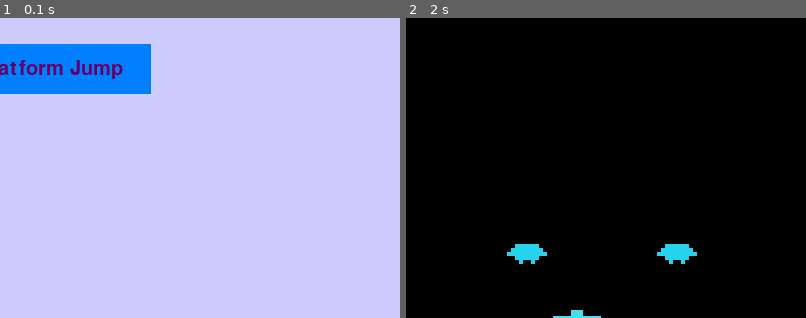
Above: before the commit, frames 1-2 (left to right).
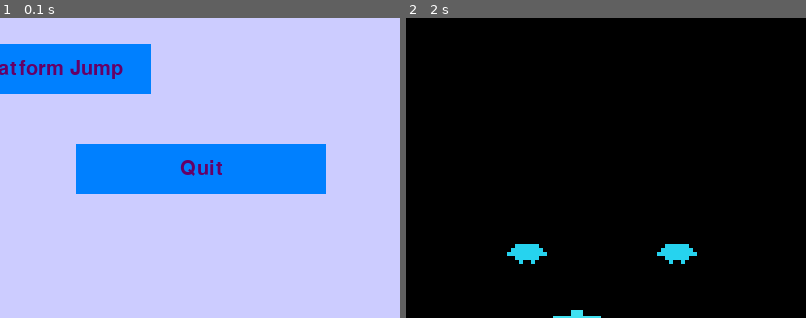
Above: after the commit, the same moments.

Repository: Ruyzambrano/pygame_practise
Game: pygame game, started from pygame/main.py
The game is run twice, just before and just after one commit, with the same random seed, the same clock (stepped at 60 frames per second) and the same inputs.
Inputs (mouse positions are % of the whole screen's width and height, from its top left):
- Up to frame 1 (0.1 s): no input
- Up to frame 2 (2 s): click (50, 50) at 0.38 s; click "Play Space Invaders" at 1.82 s
The pictures show only the part of the screen within x 25-75%, y 46-96%; the shares and areas given below are measured in that part.

The runs differ from the first frame. In frame 1, 10% of the frame differs, in the area x 19-82%, y 42-59%; in frame 2, nothing differs.

Commit message:
Added quit button to the menu

Diff:
--- a/pygame/main.py
+++ b/pygame/main.py
@@ -18,6 +18,7 @@
 button_play_game1 = pygame.Rect(100, 200, 250, 50)
 button_play_game2 = pygame.Rect(450, 200, 250, 50)
 button_play_game3 = pygame.Rect(100, 300, 250, 50)
+quit_button = pygame.Rect(275, 400, 250, 50)
 
 # Main menu loop
 running = True
@@ -39,11 +40,15 @@
             elif button_play_game3.collidepoint(mouse_pos):
                 PlatformerGame.run_game()
 
+            elif quit_button.collidepoint(mouse_pos):
+                running = False
+
     # Draw the main menu
     screen.fill((204, 204, 255))
     pygame.draw.rect(screen, (0, 128, 255), button_play_game1)
     pygame.draw.rect(screen, (0, 128, 255), button_play_game2)
     pygame.draw.rect(screen, (0, 128, 255), button_play_game3)
+    pygame.draw.rect(screen, (0, 128, 255), quit_button)
 
     # Add button labels
     title_text = large_font.render("RETRO ARCADE GAME", True, (102, 0, 102))
@@ -61,6 +66,10 @@
     screen.blit(play_platformer,
                 (button_play_game3.x + (button_play_game3.width // 2 - play_platformer.get_width() // 2),
                  button_play_game3.y + (button_play_game3.height // 2 - play_platformer.get_height() // 2)))
+    quit_app = small_font.render("Quit", True, (102, 0, 102))
+    screen.blit(quit_app,
+                (quit_button.x + (quit_button.width // 2 - quit_app.get_width() // 2),
+                 quit_button.y + (quit_button.height // 2 - quit_app.get_height() // 2)))
     pygame.display.flip()
 
 pygame.quit()
--- /dev/null
+++ b/pygame/platformer/platformer.json
@@ -0,0 +1 @@
+[["r", 0]]
--- a/pygame/platformer/platformer.py
+++ b/pygame/platformer/platformer.py
@@ -33,11 +33,11 @@
 
 
         def save_high_scores(high_scores):
-            with open(r"pygame\space_invaders\space_invaders.json", "w") as file:
+            with open(r"pygame\platformer\platformer.json", "w") as file:
                 json.dump(high_scores, file)
 
         def load_high_scores():
-            file_path = r"pygame\space_invaders\space_invaders.json"
+            file_path = r"pygame\platformer\platformer.json"
             if os.path.isfile(file_path):
                 try:
                     with open(file_path, "r") as file:
